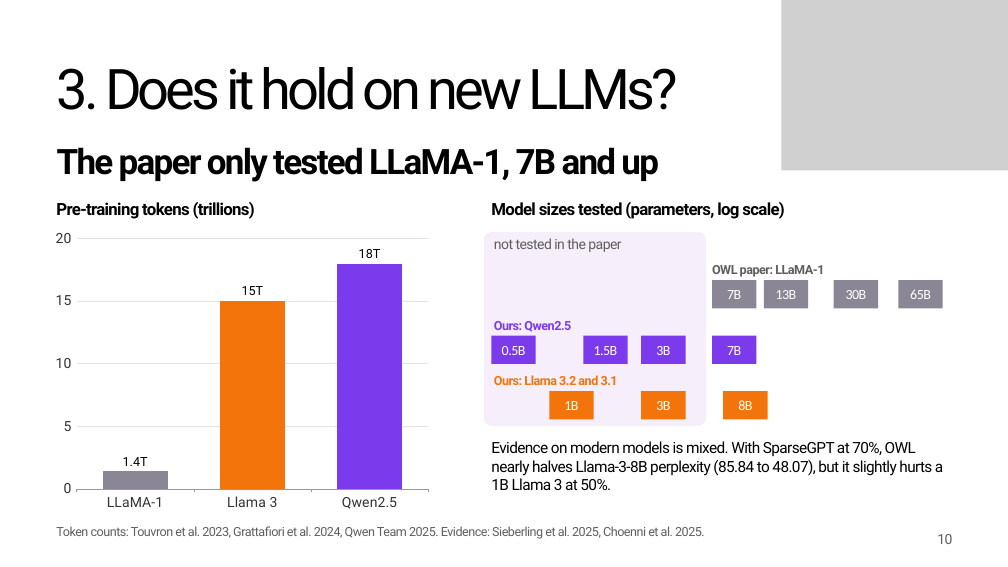
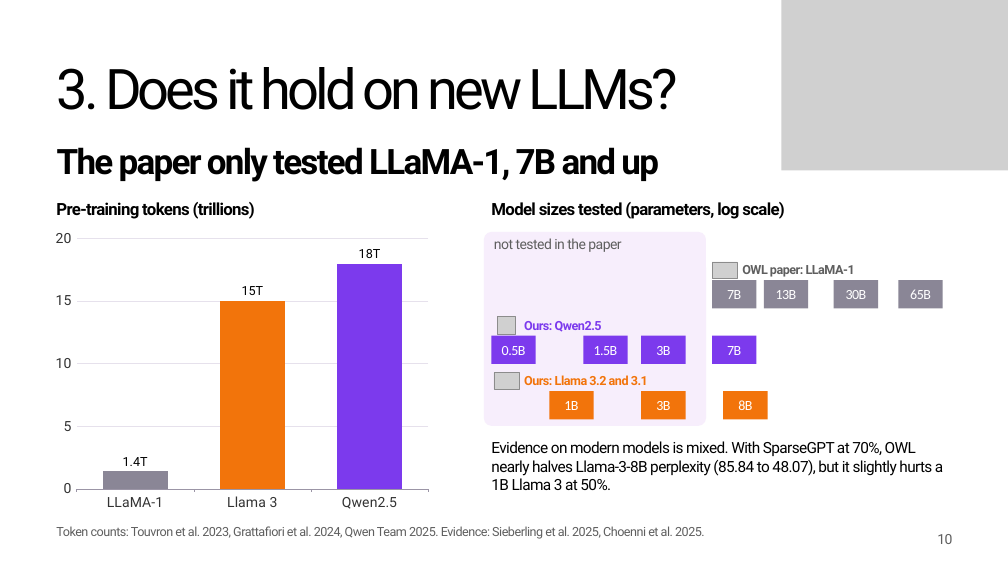
Before and after one commit to khangpt2k6/NLP_CLASS, a slide deck: slide 10 of presentation/ProjectPresentation_TKP-XGHN.pptx. Drawn at 1008x567 pixels with LibreOffice and Linux fonts; fonts in the diff are those of the drawing; grey boxes stand for pictures; background and template pictures are left out. Boxes give left, top, right and bottom in pixels: in the first picture for what was removed or moved away, otherwise in the second. Text is boxed around its words. In the diff, an @@ line names an element or a change of style, - is before the commit and + after.

Commit message:
deck: add logos (usf, meta, qwen, hf, colab etc), paper fig 1, repo qr, icon badges on toc

```diff
--- a/presentation/ProjectPresentation_TKP-XGHN.pptx
+++ b/presentation/ProjectPresentation_TKP-XGHN.pptx
@@ picture added at (x1=712, y1=262, x2=737, y2=278) @@
@@ text "OWL paper: LLaMA-1" moved from (x1=712, y1=265, x2=824, y2=277) to (x1=742, y1=265, x2=855, y2=277) @@
@@ picture added at (x1=497, y1=317, x2=516, y2=335) @@
@@ text "Ours: Qwen2.5" moved from (x1=494, y1=321, x2=571, y2=332) to (x1=524, y1=321, x2=602, y2=332) @@
@@ picture added at (x1=494, y1=372, x2=519, y2=389) @@
@@ text "Ours: Llama 3.2 and 3.1" moved from (x1=494, y1=375, x2=618, y2=385) to (x1=524, y1=375, x2=648, y2=385) @@
```
Also in this commit, not shown: 8 other slides changed, 18 other files.
